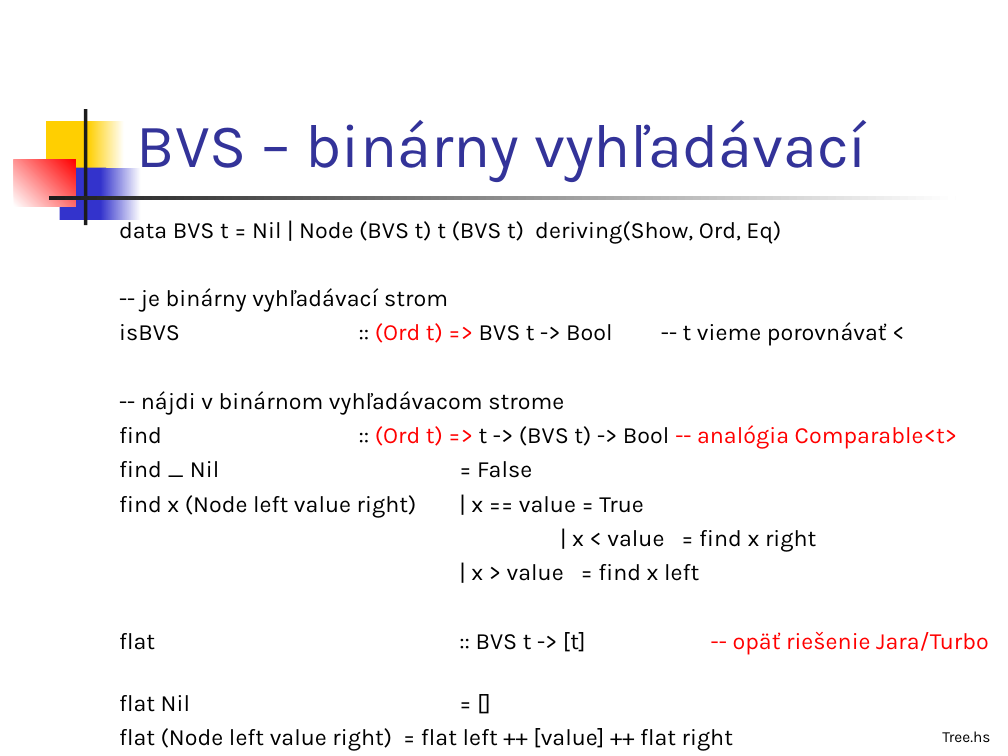
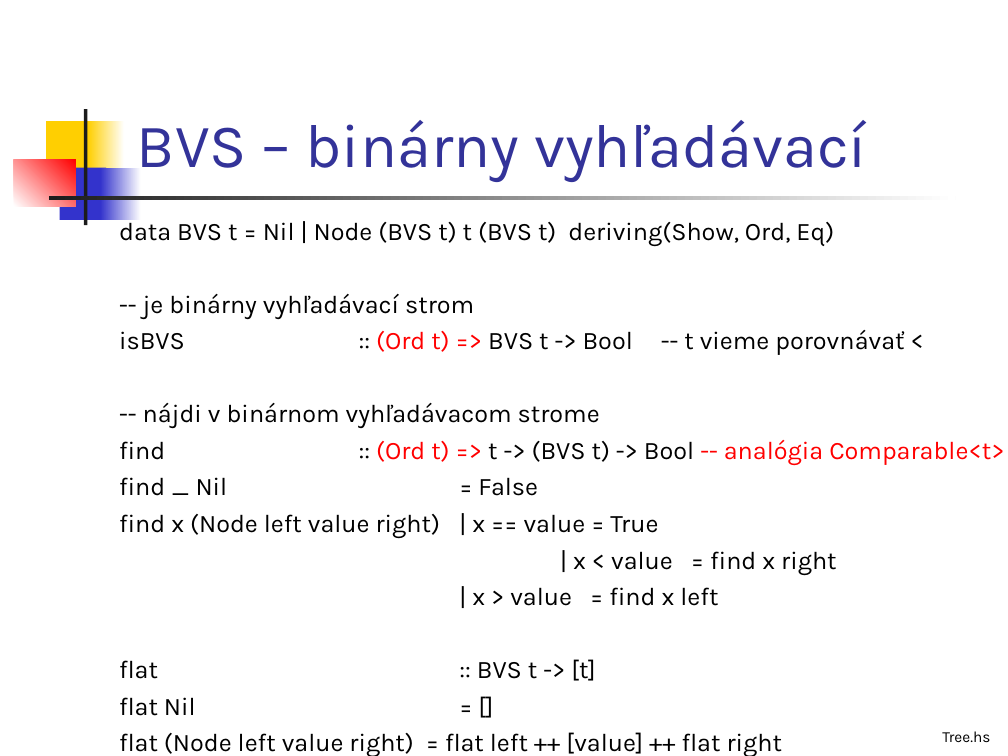
Before and after one commit to Funkcionalne/Prednasky, a slide deck: slide 29 of 02/02_fpro.ppt (slide 31 before the commit). Drawn at 1008x756 pixels with LibreOffice and Linux fonts; fonts in the diff are those of the drawing. Boxes give left, top, right and bottom in pixels: in the first picture for what was removed or moved away, otherwise in the second. Text is boxed around its words. In the diff, an @@ line names an element or a change of style, - is before the commit and + after.

```diff
--- a/02/02_fpro.ppt
+++ b/02/02_fpro.ppt
@@ text at [119, 217, 1004, 756]: size 16.6 to 18 pt @@
@@ text at [119, 659, 596, 681]: text changed; size 16.6 to 18 pt; text colour #FF0000 to #000000 @@
-flat :: BVS t -> [t] -- opäť riešenie Jara/Turbo
+flat :: BVS t -> [t]
```
Also in this commit, not shown: 5 other slides changed, 2 slides removed, 6 other files.
